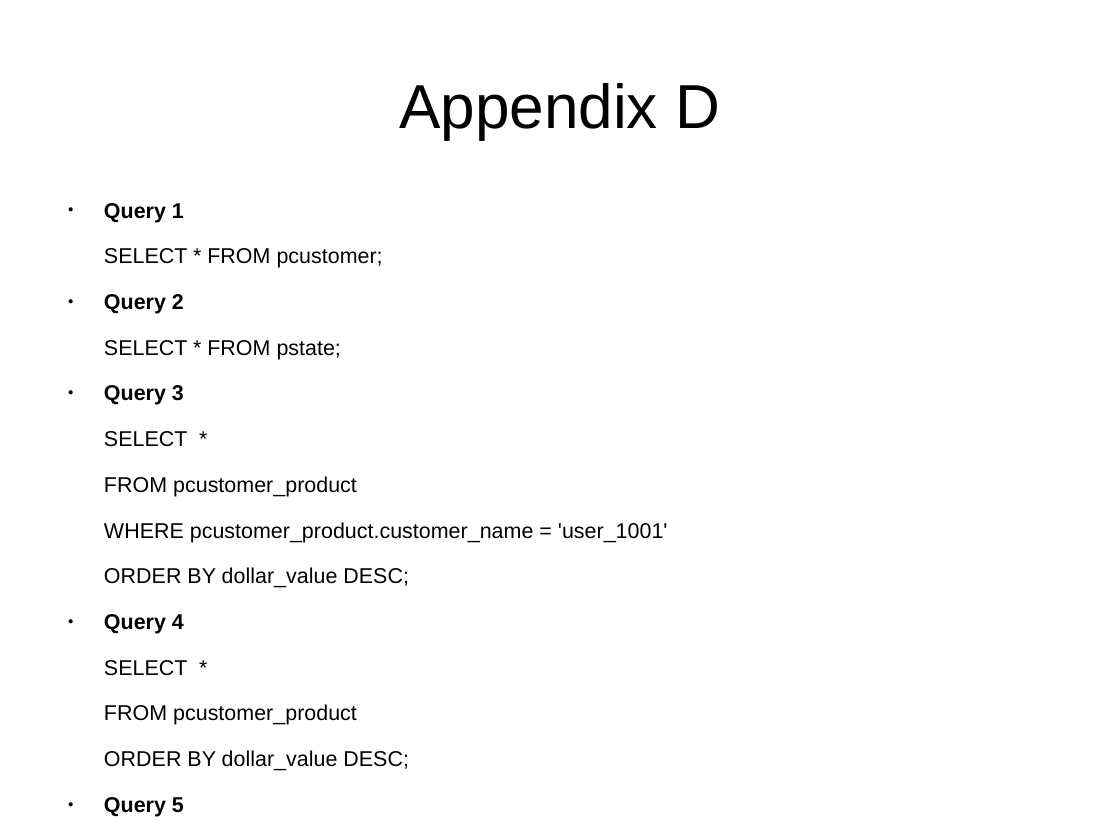
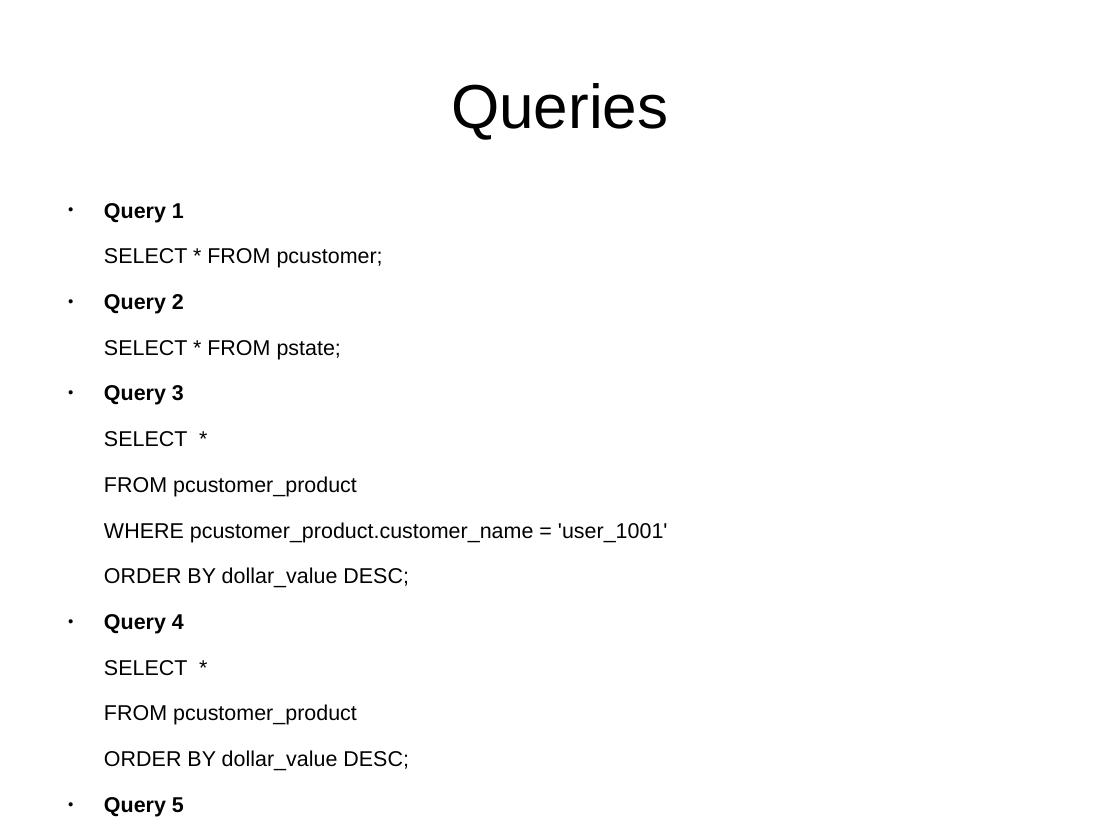
Before and after one commit to afcarl/dse201_final, a slide deck: slide 11 of dse201_final_report.odp (slide 16 before the commit). Drawn at 1120x840 pixels with LibreOffice and Linux fonts; fonts in the diff are those of the drawing. Boxes give left, top, right and bottom in pixels: in the first picture for what was removed or moved away, otherwise in the second. Text is boxed around its words. In the diff, an @@ line names an element or a change of style, - is before the commit and + after.

```diff
--- a/dse201_final_report.odp
+++ b/dse201_final_report.odp
@@ title at bbox=[451, 83, 668, 139]: text changed @@
-Appendix D
+Queries
```
Also in this commit, not shown: 10 other slides changed, 2 slides added, 6 slides removed, 5 other files.
